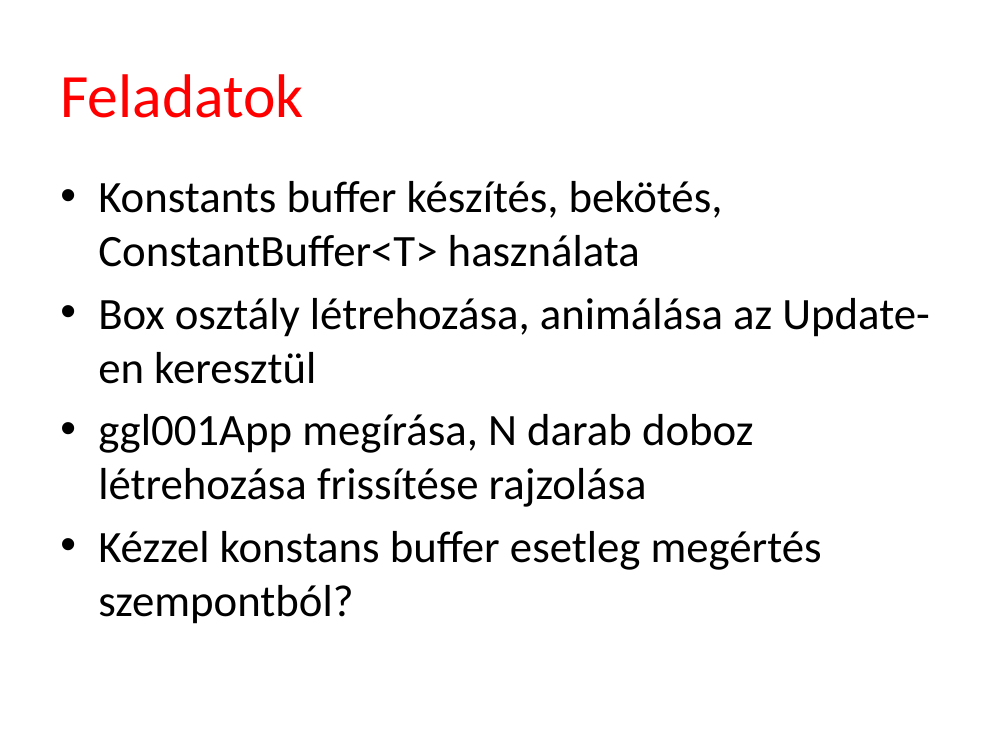
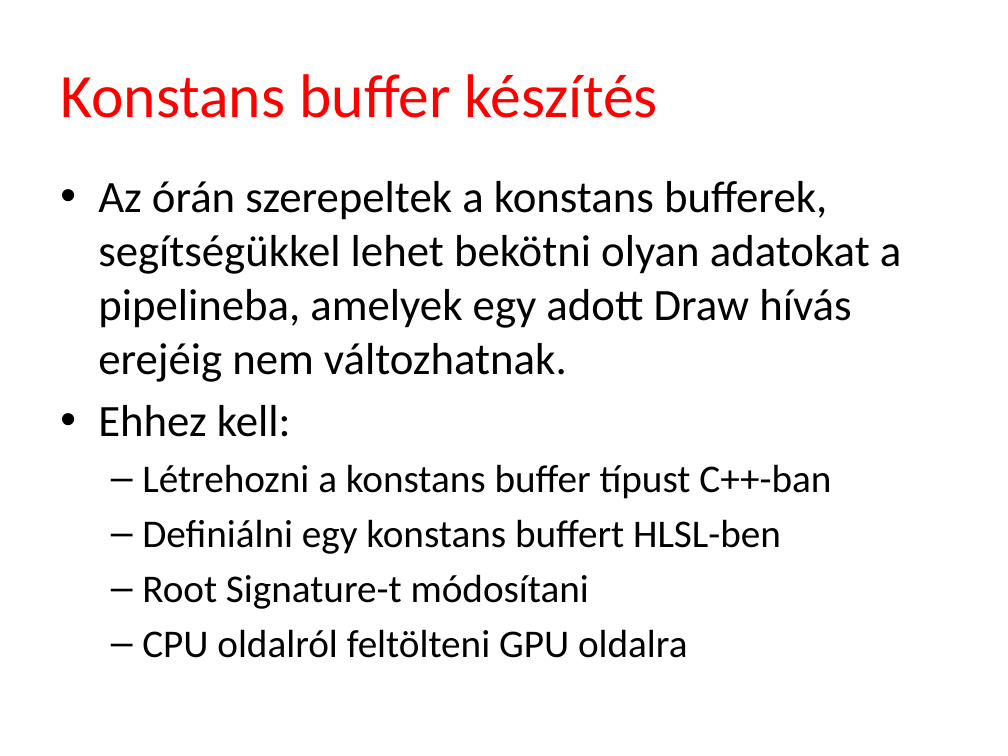
Before and after one commit to tyekx/dx12, a slide deck: slide 11 of Slides/gg001-Libraries.pptx. Drawn at 1008x756 pixels with LibreOffice and Linux fonts; fonts in the diff are those of the drawing; background and template pictures are left out. Boxes give left, top, right and bottom in pixels: in the first picture for what was removed or moved away, otherwise in the second. Text is boxed around its words. In the diff, an @@ line names an element or a change of style, - is before the commit and + after.

```diff
--- a/Slides/gg001-Libraries.pptx
+++ b/Slides/gg001-Libraries.pptx
@@ title at (x1=60, y1=74, x2=657, y2=118): text changed @@
-Feladatok
+Konstans buffer készítés
@@ text at (x1=98, y1=181, x2=901, y2=658): text changed @@
-• Konstants buffer készítés, bekötés, ConstantBuffer<T> használata
-• Box osztály létrehozása, animálása az Update-en keresztül
-• ggl001App megírása, N darab doboz létrehozása frissítése rajzolása
-• Kézzel konstans buffer esetleg megértés szempontból?
+• Az órán szerepeltek a konstans bufferek, segítségükkel lehet bekötni olyan adatokat a pipelineba, amelyek egy adott Draw hívás erejéig nem változhatnak.
+• Ehhez kell:
+  – Létrehozni a konstans buffer típust C++-ban
+  – Definiálni egy konstans buffert HLSL-ben
+  – Root Signature-t módosítani
+  – CPU oldalról feltölteni GPU oldalra
```
Also in this commit, not shown: 1 other slide changed, 15 slides added, 49 other files.
